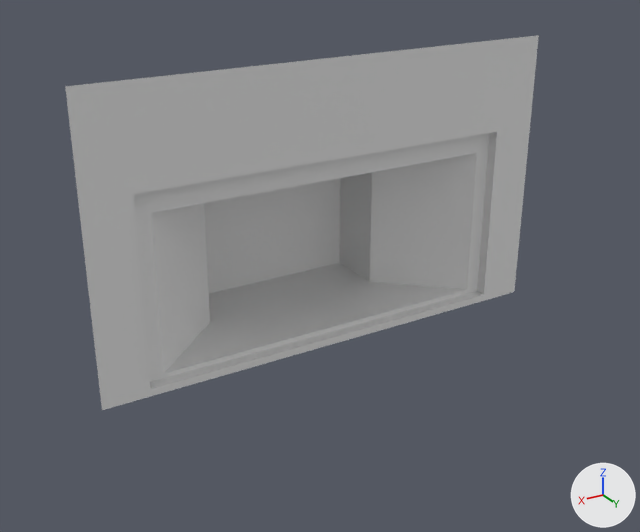
Renders of the Blender file Murder_Mystery_Escape_Room/Assets/Models/Fireplace_01.blend from each side of a commit.
One viewpoint serves both versions: a 50 mm lens placed at (8.12, 15.59, 7.71), pointed at (0.13, 2.28, 1.06). Every picture has the same lights, and +X, +Y and +Z are marked at lower right.

Script lines for the objects in view, before the commit:
```python
me_cube = bpy.data.meshes.new('Cube')
me_cube.from_pydata(...)  # 32 vertices, 25 faces; spans x -2.43..2.46, y -0.23..2.65, z -1.19..3.21
me_cube.materials.append(mat_material)  # white #e7e7e7
ob_cube = bpy.data.objects.new('Cube', me_cube)
ob_cube.location = (0.0, 0.0, 1.01)
ob_cube.scale = (1.9, 1.0, 1.25)
```
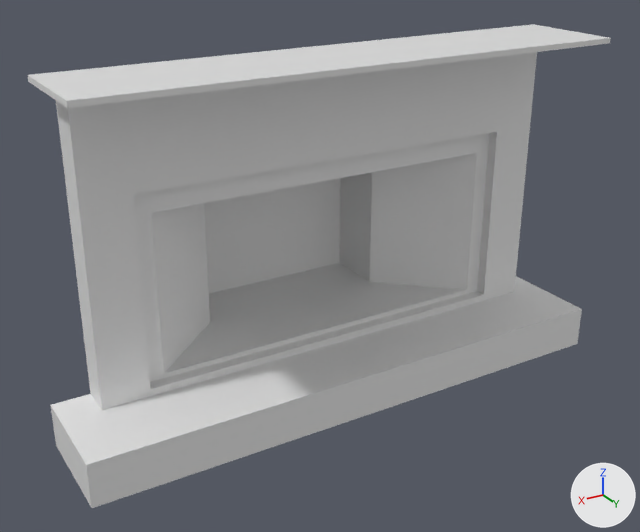
Changed parts and their boxes (x1, y1, x2, y2) in the pictures (640 x 532 px):
'Cube', reshaped: before (65, 35, 539, 410); after (56, 52, 537, 410)
'Cube.002', added: after (50, 276, 582, 508)
'Cube.001', added: after (28, 24, 611, 108)
part 1 of me_cube, cut back: before (134, 133, 489, 382); after (56, 101, 489, 410)

Edits to the bpy script that builds the scene:
```text
Change me_cube:
    used by ob_cube; location = (0.0, 0.0, 1.01); scale = (1.9, 1.0, 1.25)
    remove me_cube.from_pydata(...)  # 32 vertices, 25 faces; spans x -2.43..2.46, y -0.23..2.65, z -1.19..3.21
    add me_cube.from_pydata(...)  # 36 vertices, 21 faces; spans x -2.43..2.46, y -0.23..2.65, z -1.19..3.21
    me_cube part 1
    8 faces are deleted
    4 vertices are added at (2.46, 2.02, -1.19), (-2.43, 2.02, -1.19), (2.46, 2.02, 3.21), (-2.43, 2.02, 3.21)
    4 new faces join them
Add me_cube_002:
    me_cube_002.from_pydata([(2.46, 2.65, -1.19), (-2.43, 2.65, -1.19), (2.46, 4.02, -1.19), (-2.43, 4.02, -1.19), (-2.76, 2.65, -1.19), (2.46, 4.02, -1.85), (-2.43, 4.02, -1.85), (2.83, 2.65, -1.19), (2.83, 4.02, -1.19), (2.83, 2.65, -1.85), (2.83, 4.02, -1.85), (2.46, 2.02, -1.19), (-2.76, 4.02, -1.19), (2.83, 2.02, -1.19), (2.83, 2.02, -1.85), (-2.76, 4.02, -1.85), (-2.76, 2.65, -1.85), (-2.76, 2.03, -1.19), (-2.43, 2.03, -1.19), (-2.76, 2.03, -1.85)], [], [(1, 0, 2, 3), (5, 2, 8, 10), (1, 3, 12, 4), (3, 2, 5, 6), (8, 7, 9, 10), (2, 0, 7, 8), (7, 0, 11, 13), (3, 6, 15, 12), (9, 7, 13, 14), (4, 12, 15, 16), (4, 16, 19, 17), (1, 4, 17, 18)])
    me_cube_002.materials.append(mat_material)  # white #e7e7e7
Add me_cube_001:
    me_cube_001.from_pydata([(-2.43, 4.03, 3.29), (2.46, 4.03, 3.29), (-2.67, 2.02, 3.21), (-2.67, 4.03, 3.21), (-2.67, 2.02, 3.29), (-2.67, 2.65, 3.29), (-2.67, 4.03, 3.29), (2.65, 4.03, 3.21), (2.65, 2.02, 3.21), (2.65, 2.65, 3.29), (2.65, 4.03, 3.29), (2.65, 2.02, 3.29)], [], [(1, 10, 7, 3, 6, 0), (5, 6, 3, 2, 4), (8, 7, 10, 9, 11), (5, 4, 11, 9, 10, 1, 0, 6)])
    me_cube_001.materials.append(mat_material)  # white #e7e7e7
Add ob_cube_002:
    ob_cube_002 = bpy.data.objects.new('Cube.002', me_cube_002)
    ob_cube_002.location = (0.0, 0.0, 1.01)
    ob_cube_002.scale = (1.9, 1.0, 1.25)
Add ob_cube_001:
    ob_cube_001 = bpy.data.objects.new('Cube.001', me_cube_001)
    ob_cube_001.location = (0.0, 0.0, 1.01)
    ob_cube_001.scale = (1.9, 1.0, 1.25)
```
